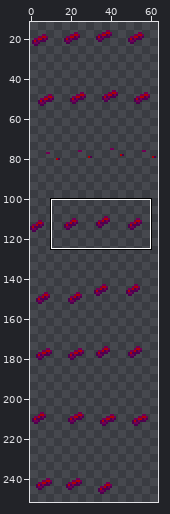
Two states of a sprite sheet, Lurking in the Dark/Assets/Characters/FakeNPCs/Pipo/Accessories/Red Bow.png. Above: a wide view before the commit, with the close-up outlined.
Close-up. Old version:
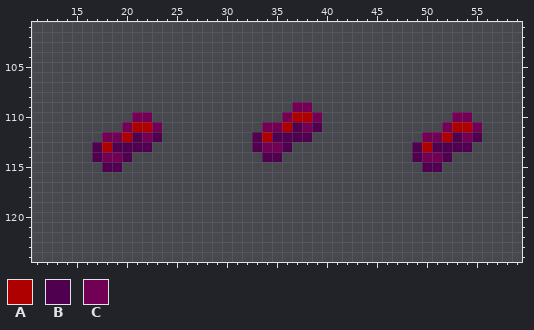
The file is 64x256 pixels. Shown: x 11..59, y 101..124. The wide view leaves out empty margins.
Palette (. is transparent): A #af0000  B #4f004f  C #720054
Pixels before, first column x 17:
109 ....................CC.................
110 ....CC.............CAAC.............CC.
111 ...CAAC..........CCABCB............CAAC
112 .CCABCB.........BABBBB...........CCABCB
113 BABBBB..........BCCB............BABBBB.
114 BCCB.............BB.............BCCB...
115 .BB..............................BB....
Now the later version:
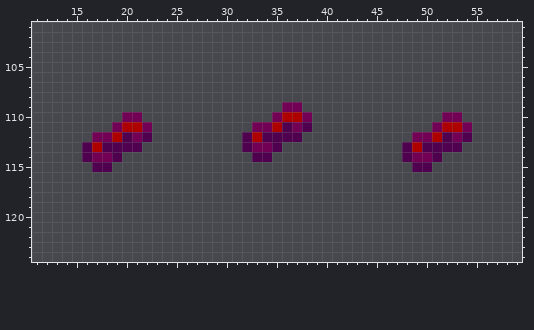
Diff:
y 109: x 36 . -> C; x 38 C -> .
y 110: x 20 . -> C; x 22 C -> .; x 35..36 .C -> CA; x 38..39 AC -> C.; x 52 . -> C; x 54 C -> .
y 111: x 19..20 .C -> CA; x 22..23 AC -> C.; x 33 . -> C; x 35..39 CABCB -> ABCB.; x 51..52 .C -> CA; x 54..55 AC -> C.
y 112: x 17 . -> C; x 19..23 CABCB -> ABCB.; x 32..34 .BA -> BAB; x 38 B -> .; x 49 . -> C; x 51..55 CABCB -> ABCB.
y 113: x 16..18 .BA -> BAB; x 22 B -> .; x 32..33 .B -> BC; x 35..36 CB -> B.; x 48..50 .BA -> BAB; x 54 B -> .
y 114: x 16..17 .B -> BC; x 19..20 CB -> B.; x 33 . -> B; x 35 B -> .; x 48..49 .B -> BC; x 51..52 CB -> B.
y 115: x 17 . -> B; x 19 B -> .; x 49 . -> B; x 51 B -> .
Where, in picture pixels (left, top, right, bottom), the same in both close-ups:
changed: (242, 102, 322, 162)
changed: (82, 112, 162, 172)
changed: (402, 112, 482, 172)
